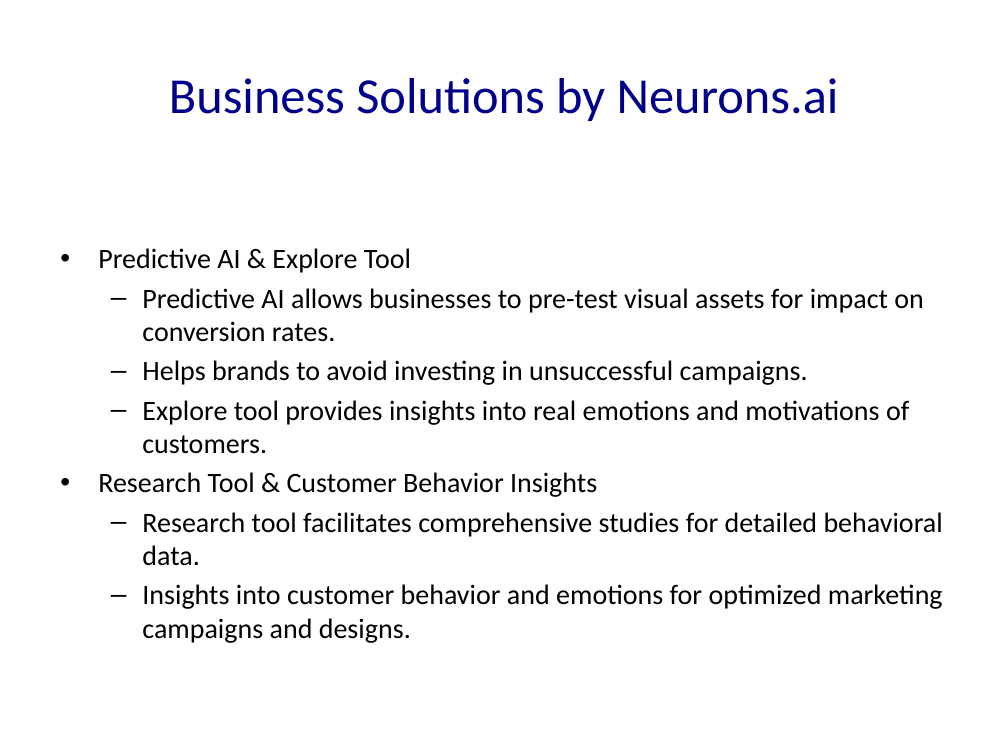
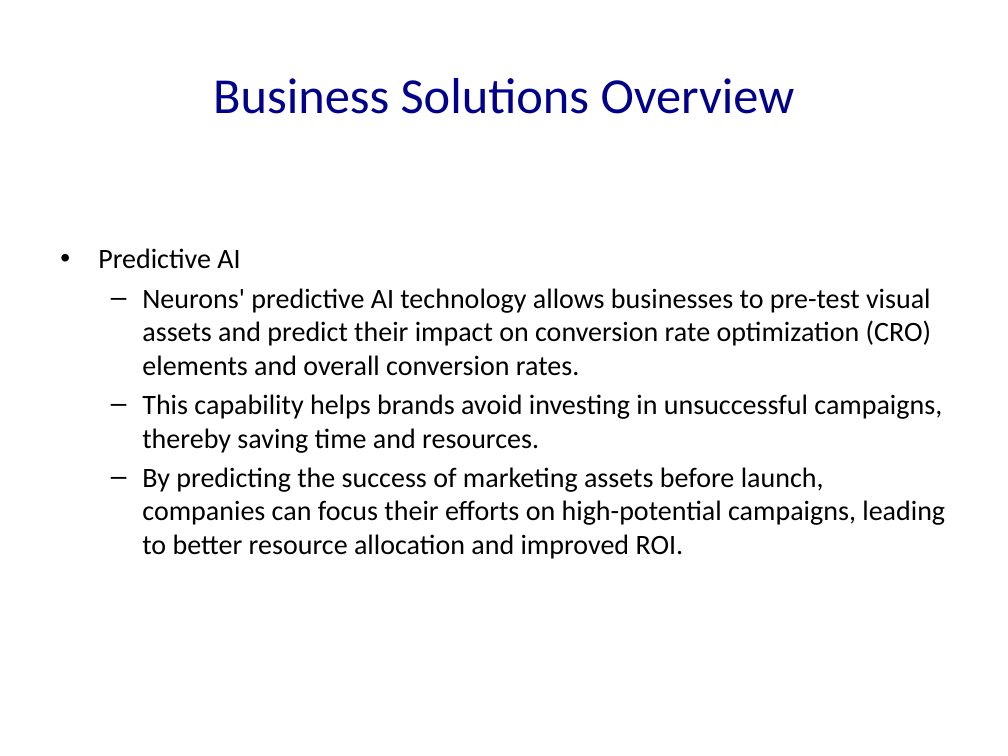
Before and after one commit to Frank-Gu-81/slides_autogeneration, a slide deck: slide 6 of Neuron_Solutions_Presentation.pptx (slide 4 before the commit). Drawn at 1008x756 pixels with LibreOffice and Linux fonts; fonts in the diff are those of the drawing. Boxes give left, top, right and bottom in pixels: in the first picture for what was removed or moved away, otherwise in the second. Text is boxed around its words. In the diff, an @@ line names an element or a change of style, - is before the commit and + after.

```diff
--- a/Neuron_Solutions_Presentation.pptx
+++ b/Neuron_Solutions_Presentation.pptx
@@ title at box(213, 78, 795, 114): text changed @@
-Business Solutions by Neurons.ai
+Business Solutions Overview
@@ text at box(98, 248, 945, 559): text changed @@
-• Predictive AI & Explore Tool
-  – Predictive AI allows businesses to pre-test visual assets for impact on conversion rates.
-  – Helps brands to avoid investing in unsuccessful campaigns.
-  – Explore tool provides insights into real emotions and motivations of customers.
-• Research Tool & Customer Behavior Insights
-  – Research tool facilitates comprehensive studies for detailed behavioral data.
-  – Insights into customer behavior and emotions for optimized marketing campaigns and designs.
+• Predictive AI
+  – Neurons' predictive AI technology allows businesses to pre-test visual assets and predict their impact on conversion rate optimization (CRO) elements and overall conversion rates.
+  – This capability helps brands avoid investing in unsuccessful campaigns, thereby saving time and resources.
+  – By predicting the success of marketing assets before launch, companies can focus their efforts on high-potential campaigns, leading to better resource allocation and improved ROI.
```
Also in this commit, not shown: 8 other slides changed, 48 slides added, 8 other files.
